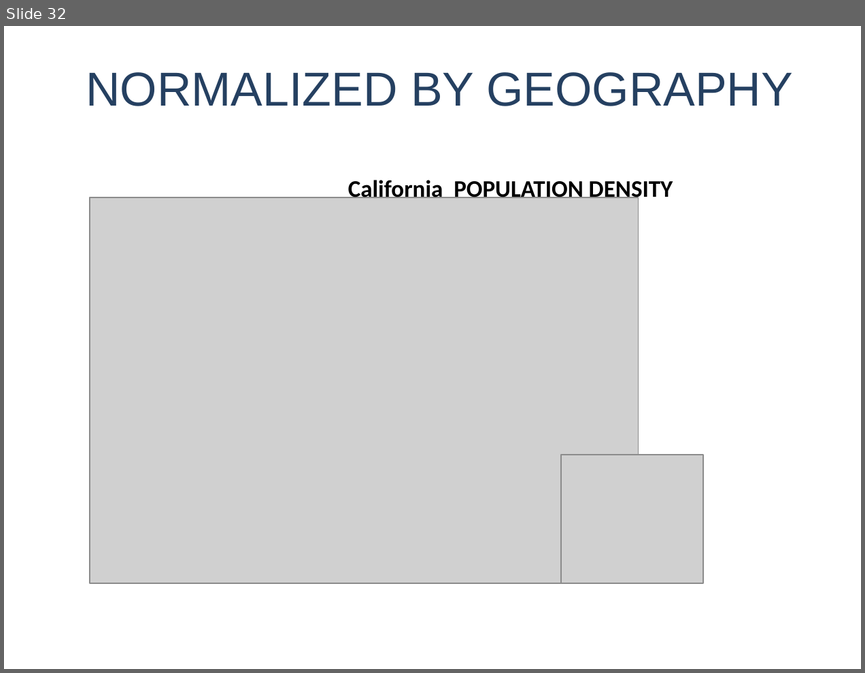
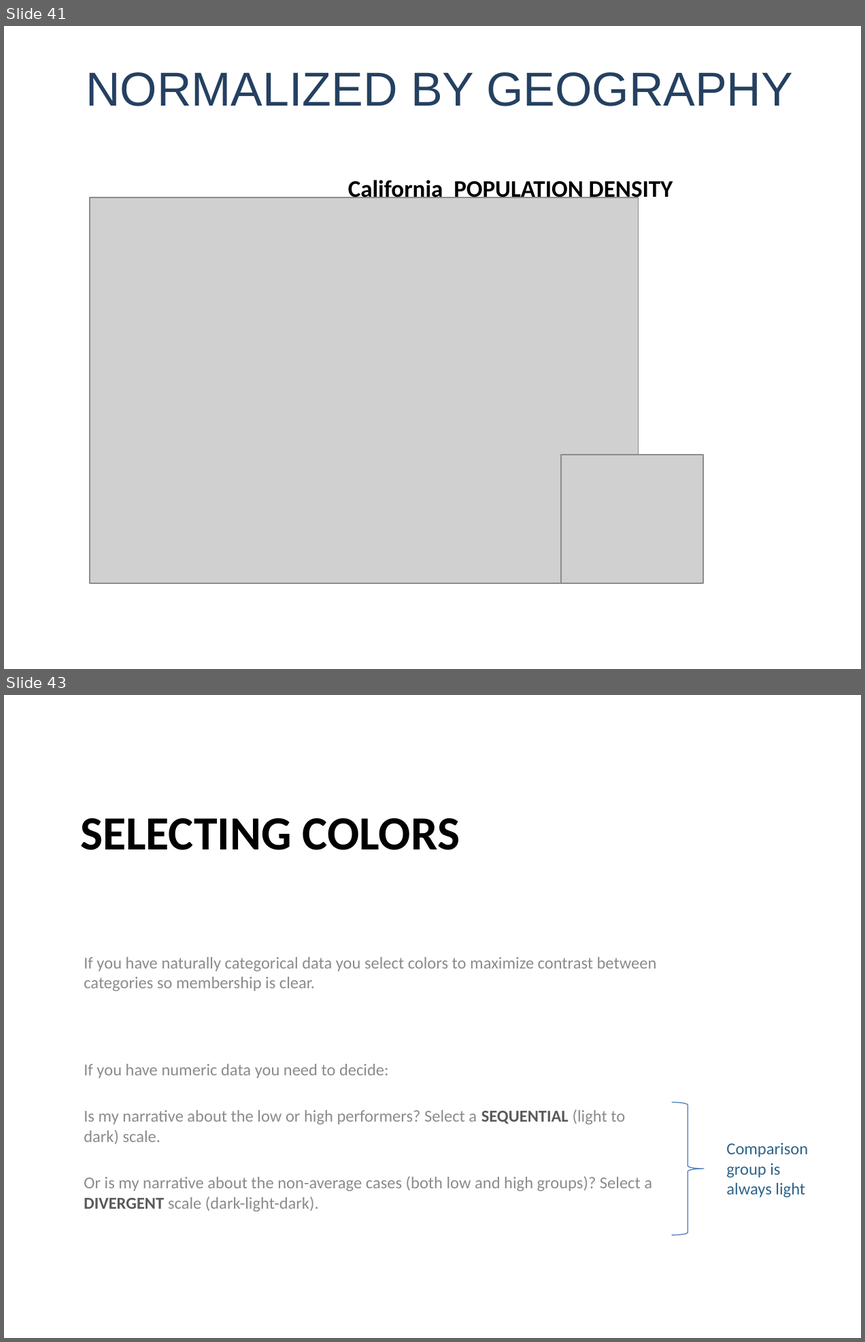
Before and after one commit to DS4PS/cpp-529-fall-2020, a slide deck: lectures/p-05-visual-narrative.pptx. Shown one above the other, each under a label of ours: slide 32 before the commit, slides 41 and 43 after it; the slides between them are not shown. The pictures are 865x673 and 865x1342 pixels, drawn with LibreOffice and Linux fonts; fonts in the diff are those of the drawing; grey boxes stand for pictures. Boxes give left, top, right and bottom in pixels: in the first picture for what was removed or moved away, otherwise in the second. Text is boxed around its words. In the diff, an @@ line names an element or a change of style, - is before the commit and + after.

Commit message:
update visual narrative slides

```diff
--- a/lectures/p-05-visual-narrative.pptx
+++ b/lectures/p-05-visual-narrative.pptx
@@ slide 43 added at [4,695,861,1338], background #FFFFFF @@
@@ title added at [80,818,460,850], 40 pt, text #000000, bold @@
+SELECTING COLORS
@@ text added at [84,957,657,1211], 14 pt, text #8C8C8C @@
+If you have naturally categorical data you select colors to maximize contrast between categories so membership is clear.
+If you have numeric data you need to decide:
+Is my narrative about the low or high performers? Select a SEQUENTIAL (light to dark) scale.
+Or is my narrative about the non-average cases (both low and high groups)? Select a DIVERGENT scale (dark-light-dark).
@@ right brace added at [672,1102,704,1235], outline #4B7EBC 0.75 pt @@
@@ text added at [726,1142,808,1198], 14 pt, text #2E648A @@
+Comparison group is always light
@@ what was slide 32 is now slide 41 @@
```
Also in this commit, not shown: 3 slides changed, 12 other slides added, 2 slides removed, 1 other file.
